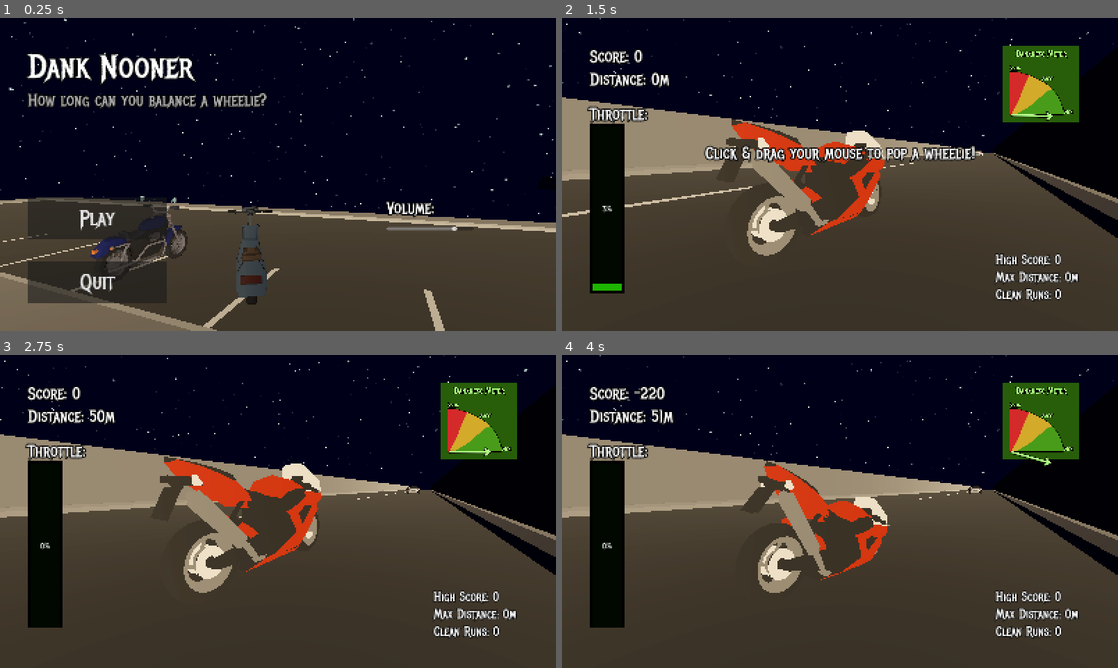
Above: before the commit, frames 1-4 (two rows, left to right).
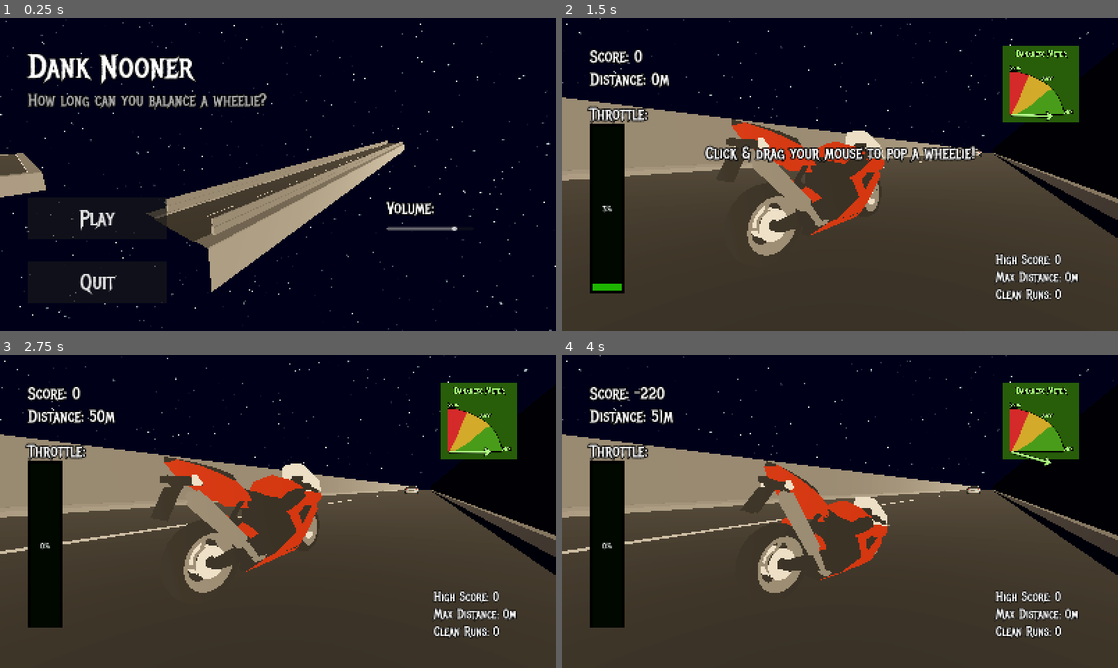
Above: after the commit, the same moments.

Repository: ssebs/DankNooner
Game: Godot game, scene res://scenes/main_game.tscn
Two runs of this game, one before a commit and one after it. Both use one fixed random seed, a clock stepped at 60 frames per second and the inputs below.
Inputs (mouse positions are in pixels of both pictures, inside the frame that each line leads up to):
- Up to frame 1 (0.25 s): no input
- Up to frame 2 (1.5 s): click "Play" at 0.5 s; tap Enter at 1.25 s; move the mouse to (867, 174) at 1.27 s; hold W (lean_forward) from 1.28 s (still down); click (867, 174) at 1.42 s
- Up to frame 3 (2.75 s): keep holding W (lean_forward); move the mouse to (250, 511) at 2.02 s
- Up to frame 4 (4 s): keep holding W (lean_forward); move the mouse to (851, 505) at 2.77 s; tap Space (brake) at 3.5 s; move the mouse to (834, 517) at 3.52 s; click (834, 517) at 3.67 s

The runs differ from the first frame. In frame 1, 43% of the frame differs, in the area x 0-100%, y 0-100%; in frame 2, 0.2%; in frame 3, 0.3%; in frame 4, 0.3%.

Commit message:
debug move

Diff:
--- a/scenes/treadmill_road.gd
+++ b/scenes/treadmill_road.gd
@@ -19,23 +19,7 @@
     spawn_roads(road_spawn_count)
     if debug:
         spawn_obstacle(lane1_spawn if randi() % 2 == 0 else lane2_spawn)
-
-func spawn_obstacle(lane_spawn: Marker3D, is_hazard := false):
-    if lane_spawn == null || obstacle_scn == null:
-        print('something is null spawn_obstacle')
-        return
-
-    # Remove old obstacles if there are any
-    for child in lane_spawn.get_children():
-        child.queue_free()
-
-    var thing = obstacle_scn.instantiate() as Obstacle
-    if is_hazard:
-        thing.variant = randi_range(thing.variant_split_idx, thing.variants.size() - 1)
-    else:
-        thing.variant = randi_range(0, thing.variant_split_idx)
-    lane_spawn.add_child(thing)
-
+        SignalBus.speed = 80
 
 func spawn_roads(count: int):
     if road_spawn == null:
@@ -63,3 +47,19 @@
     lane1_spawn.position.z += move_amount
     lane2_spawn.position.z += move_amount
     hazard_spawn.position.z += move_amount
+
+func spawn_obstacle(lane_spawn: Marker3D, is_hazard := false):
+    if lane_spawn == null || obstacle_scn == null:
+        print('something is null spawn_obstacle')
+        return
+
+    # Remove old obstacles if there are any
+    for child in lane_spawn.get_children():
+        child.queue_free()
+
+    var thing = obstacle_scn.instantiate() as Obstacle
+    if is_hazard:
+        thing.variant = randi_range(thing.variant_split_idx, thing.variants.size() - 1)
+    else:
+        thing.variant = randi_range(0, thing.variant_split_idx)
+    lane_spawn.add_child(thing)
--- a/scenes/treadmill_road.tscn
+++ b/scenes/treadmill_road.tscn
@@ -58,3 +58,6 @@
 
 [node name="Wall12" parent="." instance=ExtResource("2_2hvkh")]
 transform = Transform3D(1, 0, 0, 0, 1, 0, 0, 0, 1, 2, 0.211726, -35)
+
+[node name="Camera3D" type="Camera3D" parent="."]
+transform = Transform3D(0.801254, -0.132049, 0.583571, 0, 0.975342, 0.220698, -0.598325, -0.176835, 0.781497, 31.955, 12.2966, 32.7929)
